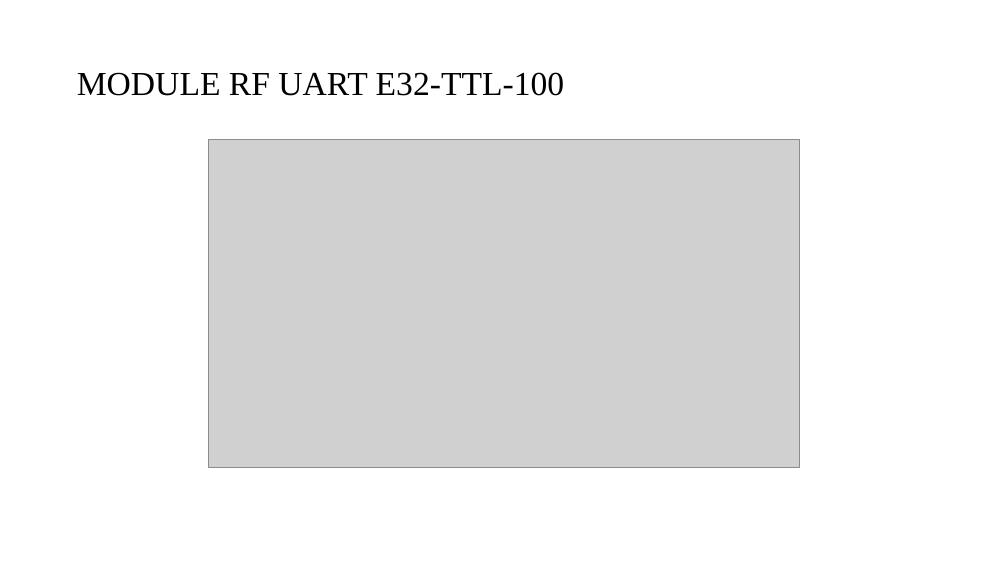
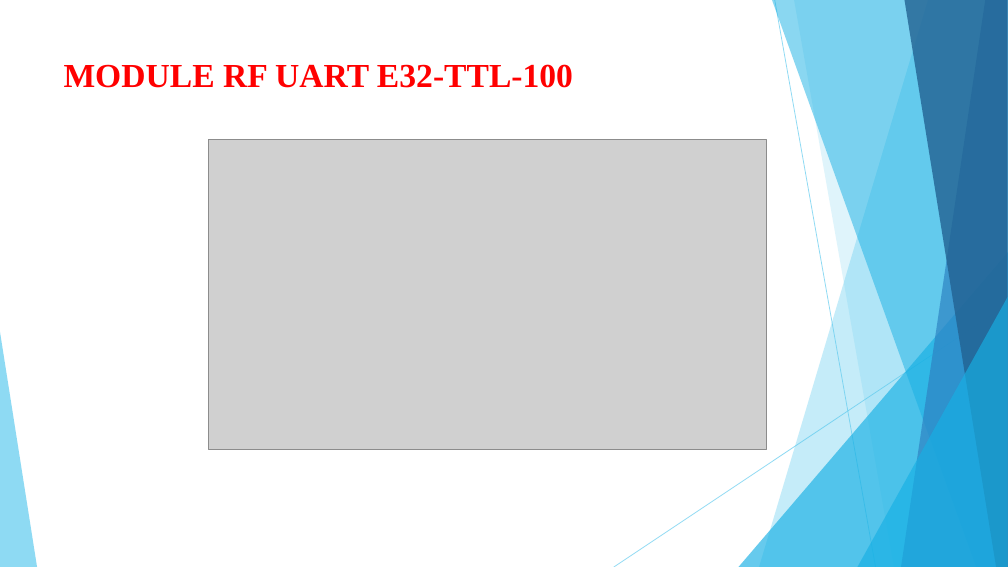
Before and after one commit to DatTwenty3/DCLV, a slide deck: slide 11 of PRESENTATION.pptx. Drawn at 1008x567 pixels with LibreOffice and Linux fonts; fonts in the diff are those of the drawing; grey boxes stand for pictures. Boxes give left, top, right and bottom in pixels: in the first picture for what was removed or moved away, otherwise in the second. Text is boxed around its words. In the diff, an @@ line names an element or a change of style, - is before the commit and + after.

```diff
--- a/PRESENTATION.pptx
+++ b/PRESENTATION.pptx
@@ title "MODULE RF UART E32-TTL-100": place and size @@
-title "MODULE RF UART E32-TTL-100" at box(77, 72, 564, 96)
+title "MODULE RF UART E32-TTL-100" at box(64, 64, 573, 88)
@@ title "MODULE RF UART E32-TTL-100" at box(64, 64, 573, 88): text colour #000000 to #FF0000, bold on; line spacing 0.9 to 1; vertical alignment middle to top @@
@@ picture: place and size @@
-picture at box(209, 140, 799, 467)
+picture at box(209, 140, 767, 449)
@@ group added at box(0, 0, 1008, 567): 5 freeform shapes, 3 triangles, 2 lines @@
```
Also in this commit, not shown: 17 other slides changed.
